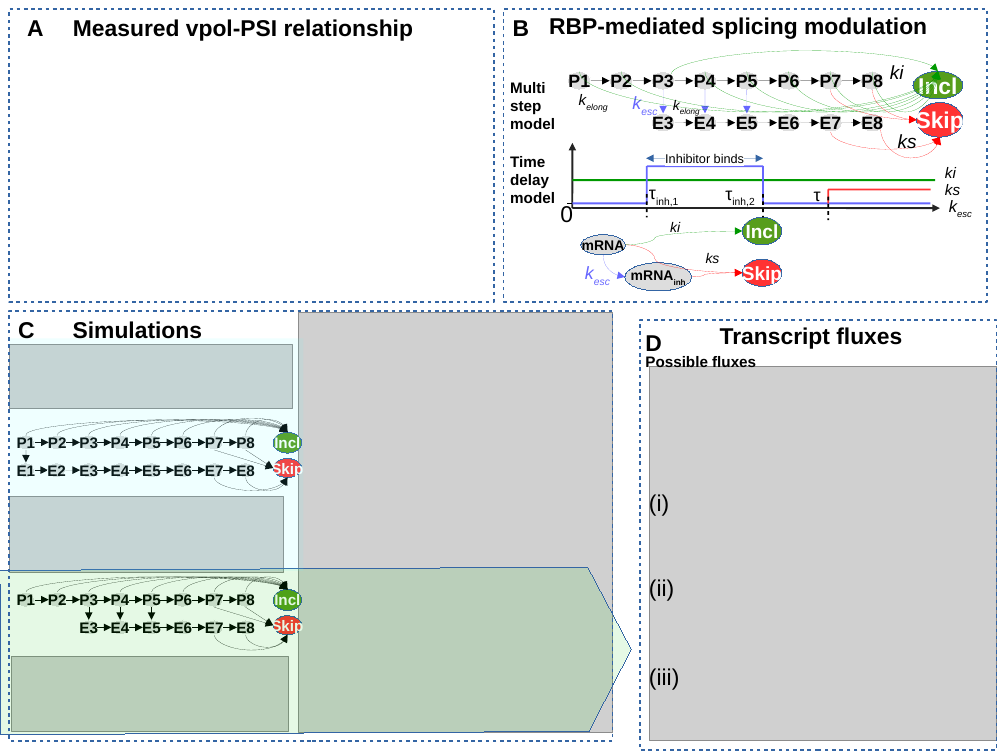
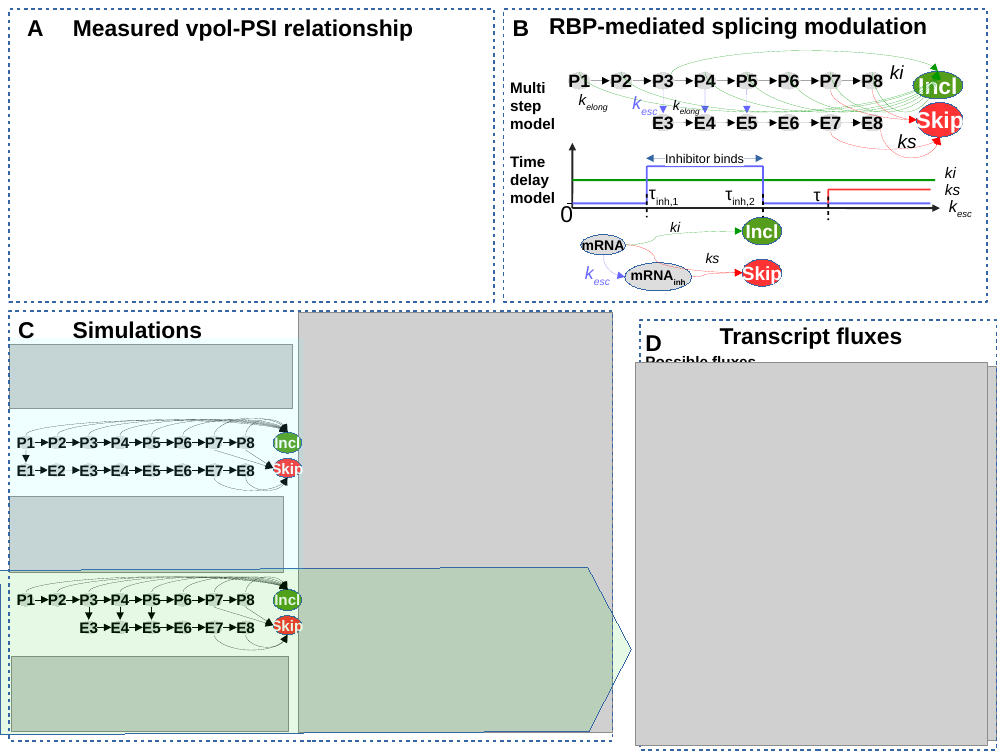
Before and after one commit to Siddharthaaa/SysBioSimulation, a slide deck: slide 4 of docs/Figures_end 2.odp. Drawn at 1008x756 pixels with LibreOffice and Linux fonts; fonts in the diff are those of the drawing; grey boxes stand for pictures; background and template pictures are left out. Boxes give left, top, right and bottom in pixels: in the first picture for what was removed or moved away, otherwise in the second. Text is boxed around its words. In the diff, an @@ line names an element or a change of style, - is before the commit and + after.

```diff
--- a/docs/Figures_end 2.odp
+++ b/docs/Figures_end 2.odp
@@ picture added at (637, 363, 988, 746) @@
@@ text removed at (649, 493, 669, 517) @@
-(i)
@@ text removed at (649, 578, 674, 602) @@
-(ii)
@@ text removed at (649, 667, 679, 691) @@
-(iii)
```
Also in this commit, not shown: 2 other slides changed, 4 other files.
